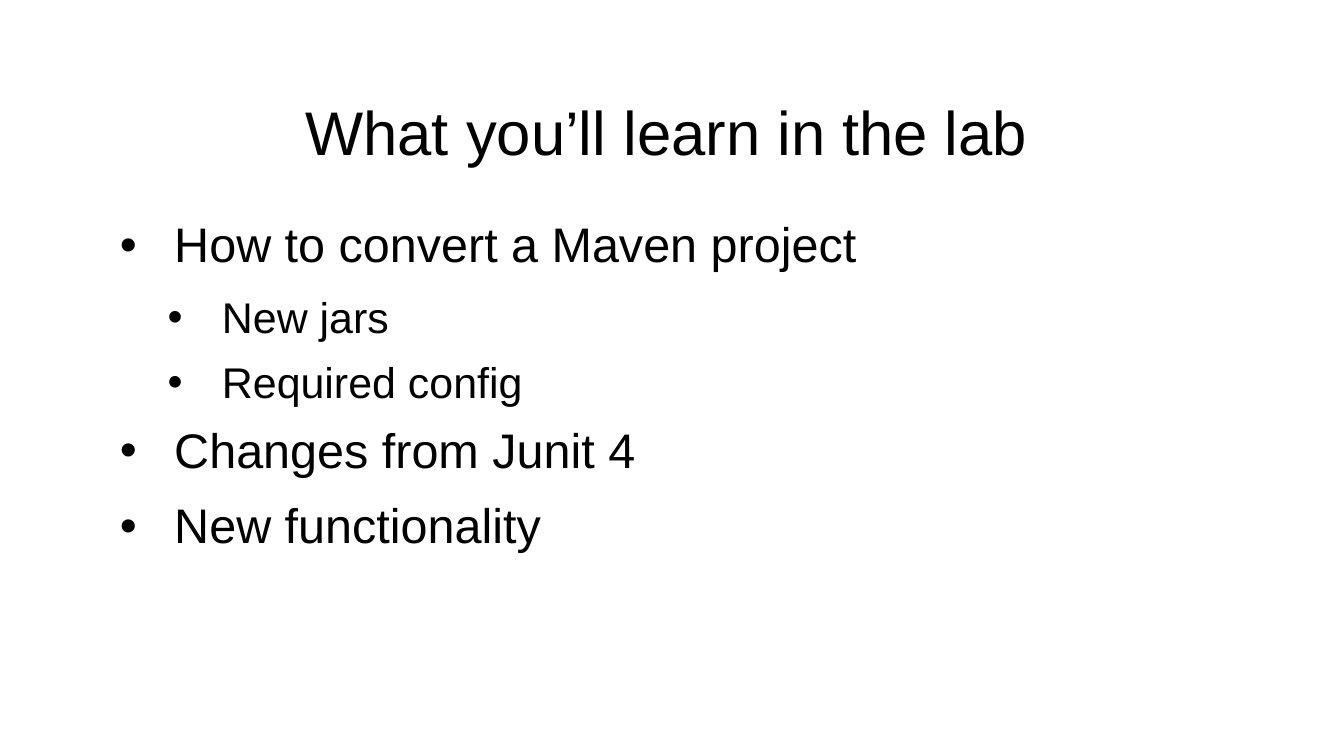
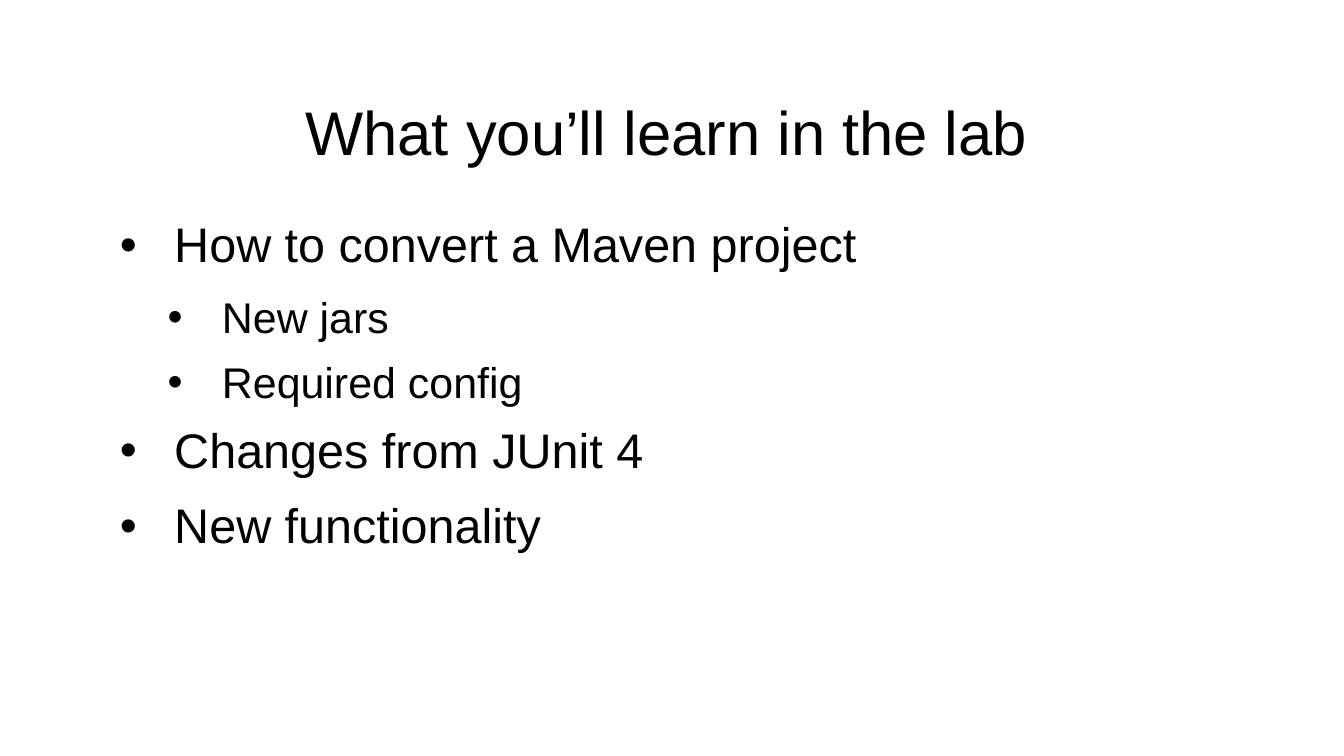
Before and after one commit to boyarsky/JavaOne2017-HOL-JUnit5, a slide deck: slide 6 of JUnit 5 HOL Intro Presentation.ppt. Drawn at 1344x756 pixels with LibreOffice and Linux fonts; fonts in the diff are those of the drawing; background and template pictures are left out. Boxes give left, top, right and bottom in pixels: in the first picture for what was removed or moved away, otherwise in the second. Text is boxed around its words. In the diff, an @@ line names an element or a change of style, - is before the commit and + after.

```diff
--- a/JUnit 5 HOL Intro Presentation.ppt
+++ b/JUnit 5 HOL Intro Presentation.ppt
@@ text at [174, 433, 643, 477]: text changed @@
-• Changes from Junit 4
+• Changes from JUnit 4
```
Also in this commit, not shown: 1 other slide changed, 1 slide added, 1 other file.
